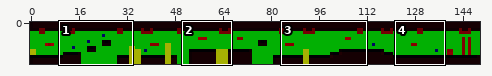
One commit to this sprite sheet: res/niveles/level_caverna_data.png. Above, an overview of the earlier version with the close-up marked.
Close-up. Before the commit:
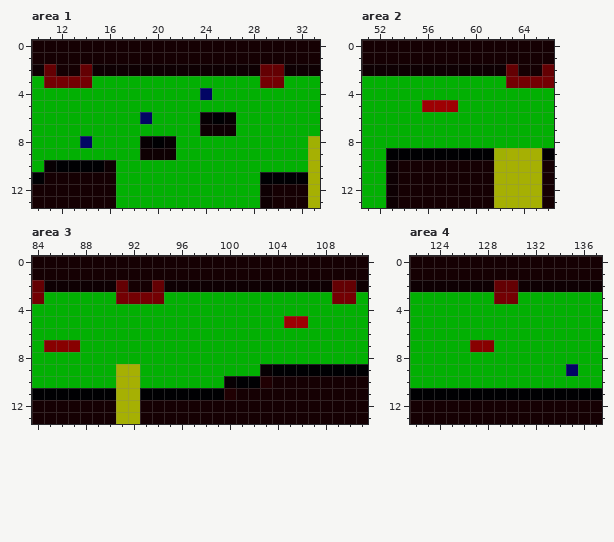
The file is 150x14 pixels. Colours within 5 levels of each other are drawn and written as one. Shown: area 1: x 10..33, y 0..13; area 2: x 51..66, y 0..13; area 3: x 84..111, y 0..13; area 4: x 122..137, y 0..13.
The same view after the edit:
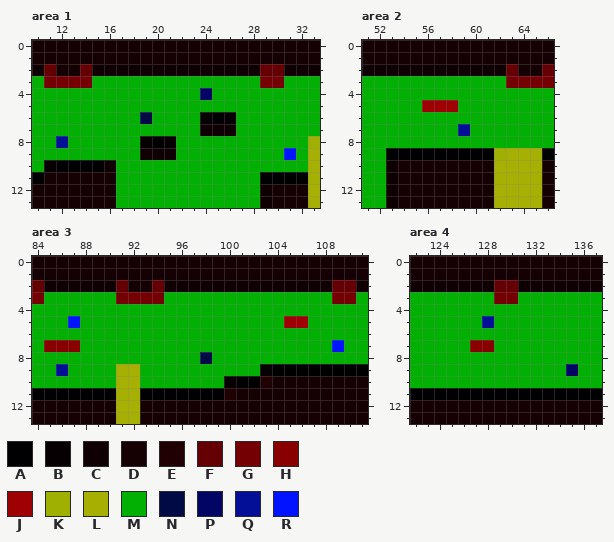
Palette (. is transparent): A #000003  B #070003  C #0e0003  D #150003  E #200003  F #640003  G #740003  H #880000  J #9e0003  K #a0b003  L #a6b003  M #02b003  N #020a46  P #020564  Q #020f96  R #0214ff
Difference:
Area 1:
y 6: x 19 P -> N
y 8: x 12 M -> Q; x 14 P -> M
y 9: x 31 M -> R
Area 2:
y 7: x 59 M -> Q
Area 3:
y 5: x 87 M -> R
y 7: x 109 M -> R
y 8: x 98 M -> N
y 9: x 86 M -> Q
Area 4:
y 5: x 128 M -> Q
